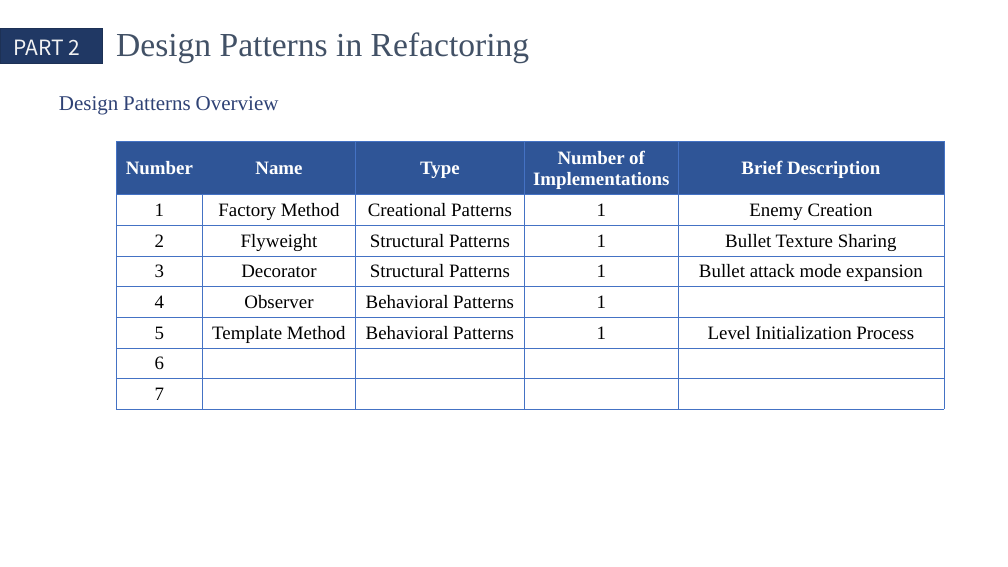
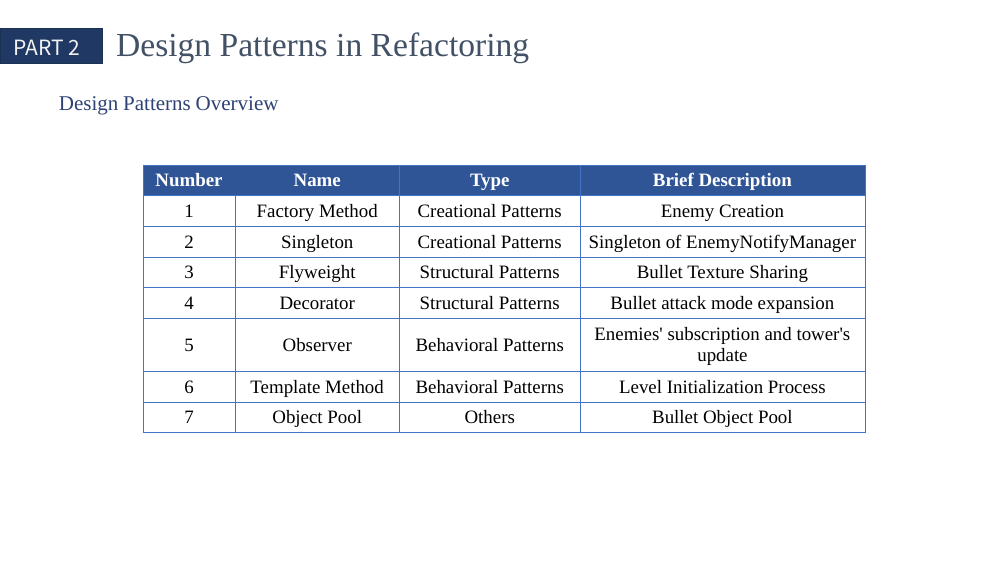
Before and after one commit to QinCheng0928/Cocos2d, a slide deck: slide 5 of 文档/DesignPattern.pptx. Drawn at 1008x567 pixels with LibreOffice and Linux fonts; fonts in the diff are those of the drawing. Boxes give left, top, right and bottom in pixels: in the first picture for what was removed or moved away, otherwise in the second. Text is boxed around its words. In the diff, an @@ line names an element or a change of style, - is before the commit and + after.

```diff
--- a/文档/DesignPattern.pptx
+++ b/文档/DesignPattern.pptx
@@ table at (143,165,865,433) @@
-column 2: Name | Factory Method | Flyweight | Decorator | Observer | Template Method |  | 
-column 3: Type | Creational Patterns | Structural Patterns | Structural Patterns | Behavioral Patterns | Behavioral Patterns |  | 
-column 4: Number of Implementations | 1 | 1 | 1 | 1 | 1 |  | 
-column 5: Brief Description | Enemy Creation | Bullet Texture Sharing | Bullet attack mode expansion |  | Level Initialization Process |  | 
+column 2: Name | Factory Method | Singleton | Flyweight | Decorator | Observer | Template Method | Object Pool
+column 3: Type | Creational Patterns | Creational Patterns | Structural Patterns | Structural Patterns | Behavioral Patterns | Behavioral Patterns | Others
+column 4: Brief Description | Enemy Creation | Singleton of EnemyNotifyManager | Bullet Texture Sharing | Bullet attack mode expansion | Enemies' subscription and tower's update | Level Initialization Process | Bullet Object Pool
@@ table: place and size @@
-table at (116,141,944,409)
+table at (143,165,865,433)
```
Also in this commit, not shown: 3 other slides changed, 1 slide added, 3 other files.
